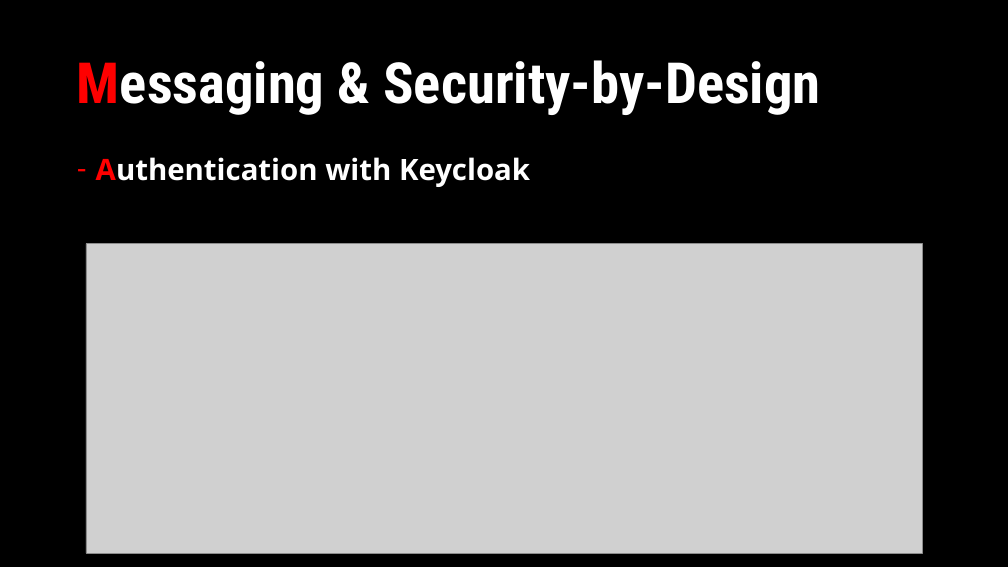
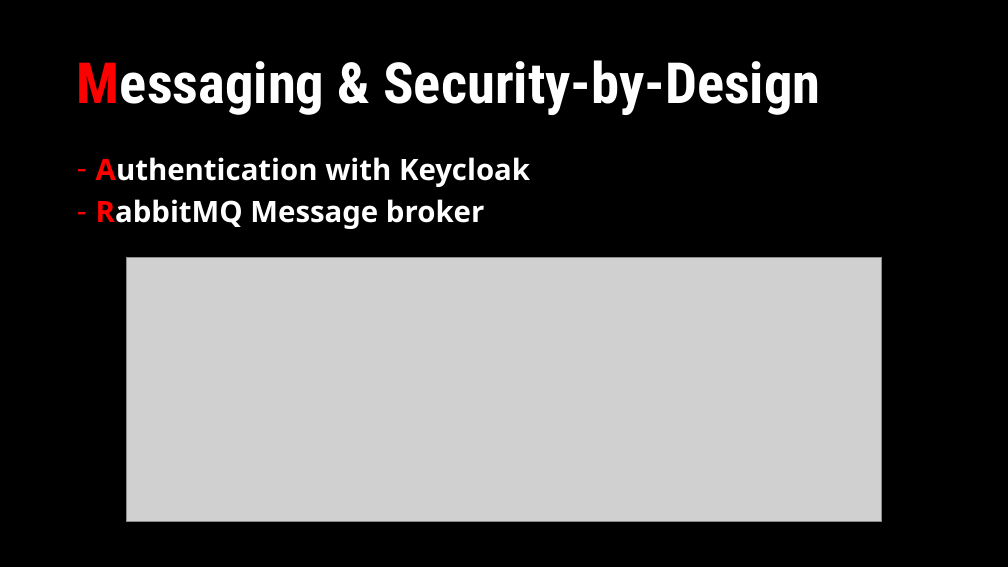
Before and after one commit to Netflix-Clone-MicFlix/Documentation, a slide deck: slide 7 of Sprint presentations/Individual_Project-Sprint2.pptx. Drawn at 1008x567 pixels with LibreOffice and Linux fonts; fonts in the diff are those of the drawing; grey boxes stand for pictures. Boxes give left, top, right and bottom in pixels: in the first picture for what was removed or moved away, otherwise in the second. Text is boxed around its words. In the diff, an @@ line names an element or a change of style, - is before the commit and + after.

```diff
--- a/Sprint presentations/Individual_Project-Sprint2.pptx
+++ b/Sprint presentations/Individual_Project-Sprint2.pptx
@@ text at box(96, 199, 484, 229): paragraph added @@
+– RabbitMQ Message broker
@@ picture: place and size @@
-picture at box(86, 243, 923, 553)
+picture at box(127, 258, 882, 522)
```
Also in this commit, not shown: 2 other slides changed.
